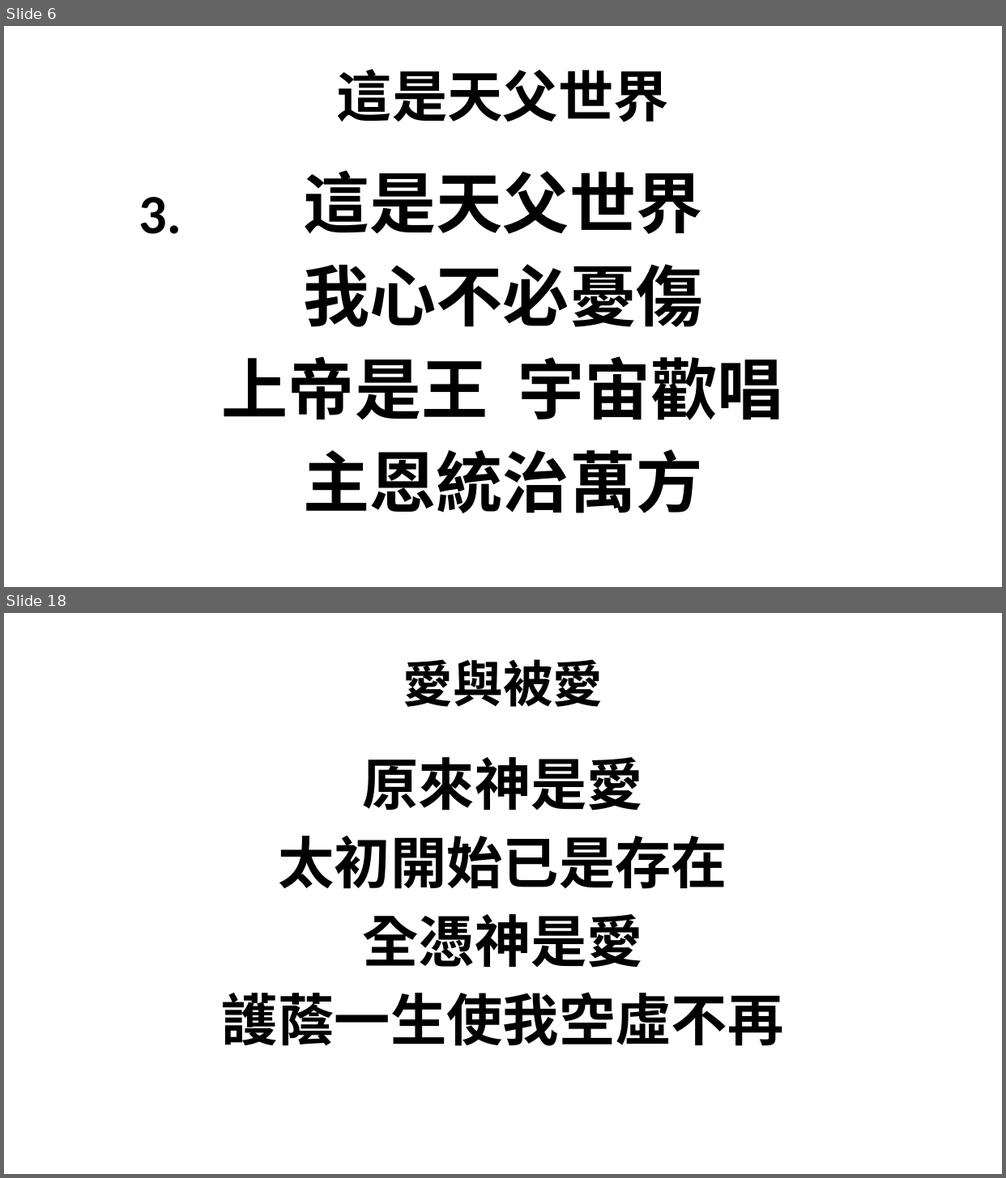
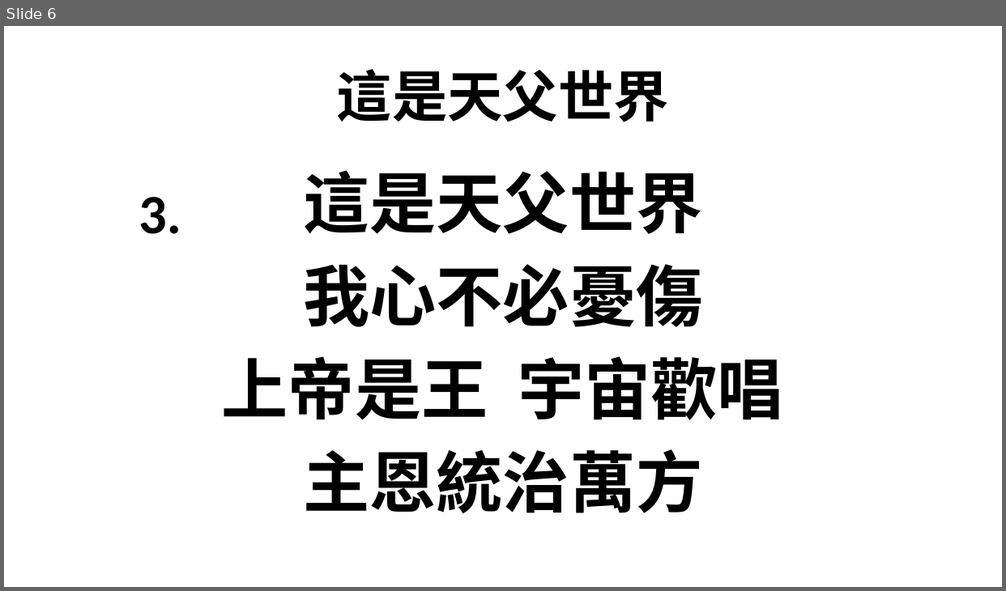
Before and after one commit to batisuoc/bible-school, a slide deck: 2020/10月.pptx. Shown one above the other, each under a label of ours: slides 6 and 18 before the commit, slide 6 after it; the slides between them are not shown. The pictures are 1006x1178 and 1006x591 pixels, drawn with LibreOffice and Linux fonts; fonts in the diff are those of the drawing; background and template pictures are left out. Boxes give left, top, right and bottom in pixels: in the first picture for what was removed or moved away, otherwise in the second. Text is boxed around its words. In the diff, an @@ line names an element or a change of style, - is before the commit and + after.

```diff
--- a/2020/10月.pptx
+++ b/2020/10月.pptx
@@ slide 18 removed at bbox=[4, 613, 1002, 1174], background picture (left out) @@
@@ title removed at bbox=[403, 659, 603, 707] @@
-愛與被愛
@@ text removed at bbox=[222, 757, 784, 1046] @@
-原來神是愛
-太初開始已是存在
-全憑神是愛
-護蔭一生使我空虛不再
```
Also in this commit, not shown: 18 other slides removed, 1 other file.
